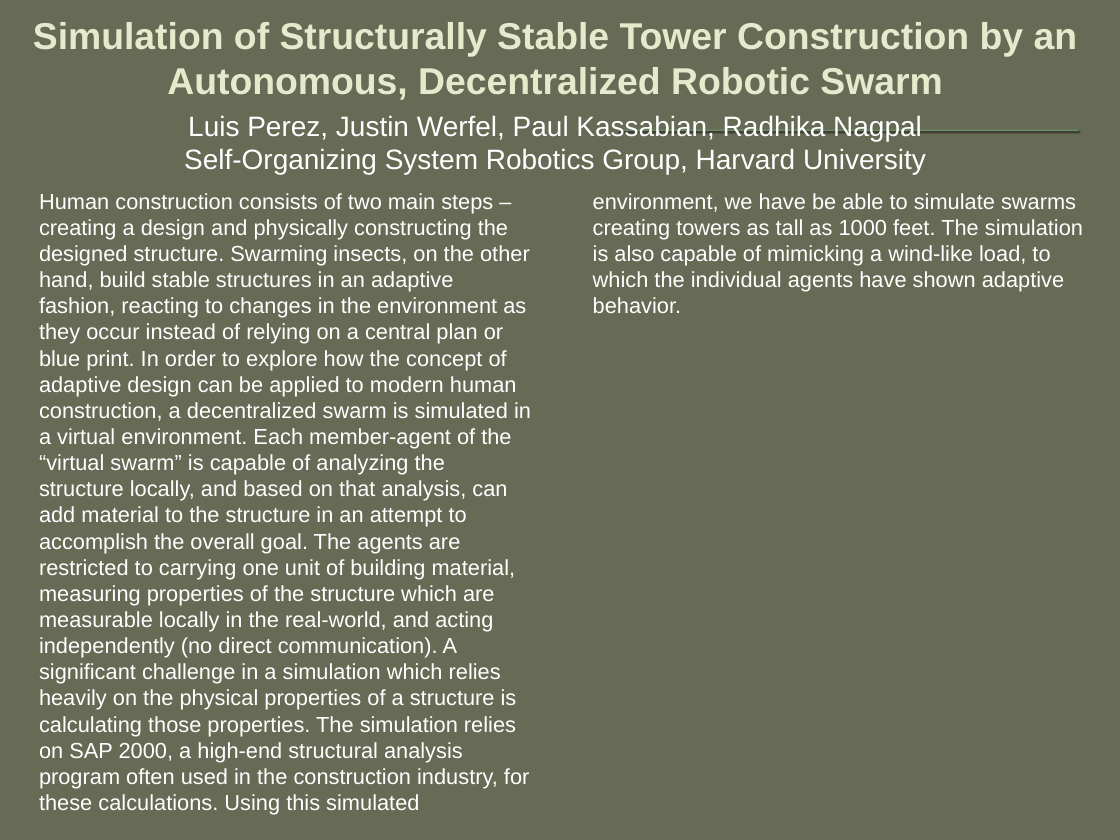
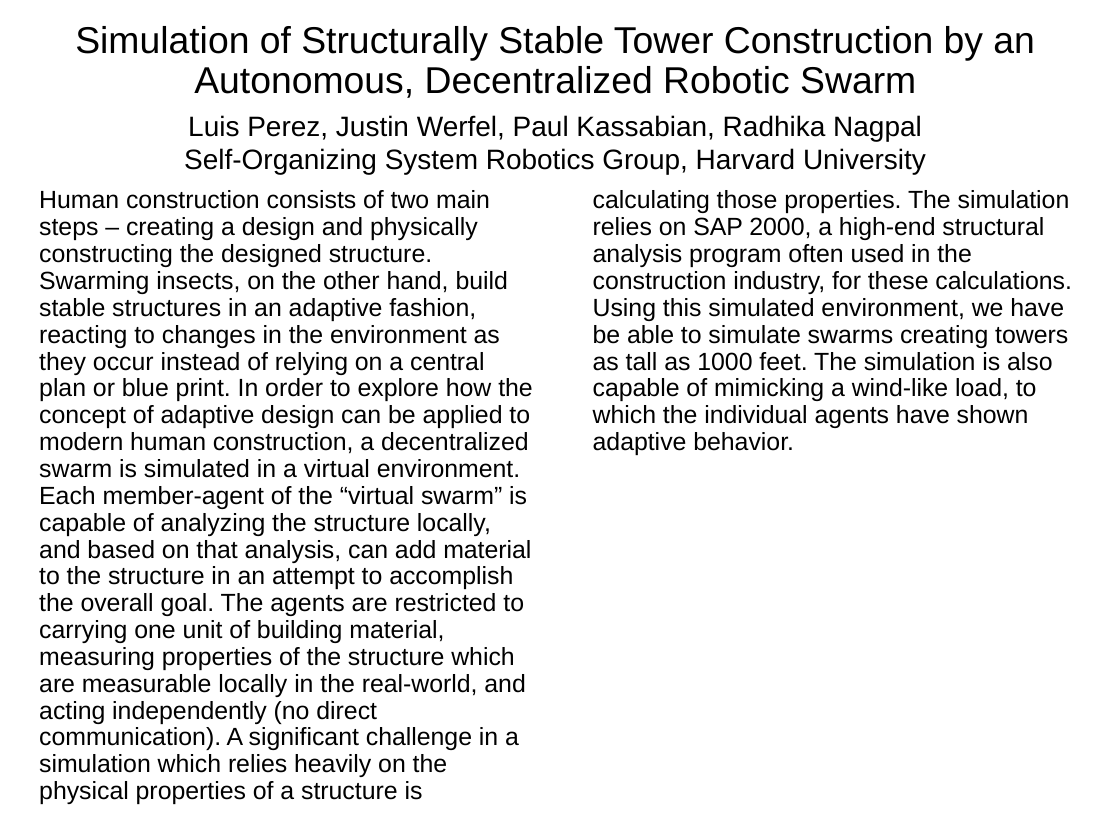
Before and after one commit to kandluis/sap2000, a slide deck: slide 1 of Other Files/REU Research Nugget.pptm. Drawn at 1120x840 pixels with LibreOffice and Linux fonts; fonts in the diff are those of the drawing. Boxes give left, top, right and bottom in pixels: in the first picture for what was removed or moved away, otherwise in the second. Text is boxed around its words. In the diff, an @@ line names an element or a change of style, - is before the commit and + after.

Commit message:
Default template

```diff
--- a/Other Files/REU Research Nugget.pptm
+++ b/Other Files/REU Research Nugget.pptm
@@ background #676A55 to #FFFFFF @@
@@ title "Simulation of Structurally Stable Tower ..." at bbox=[75, 26, 1035, 98]: text colour #E7EACB to #000000, bold off; line spacing 1 to 0.9 @@
@@ text "Luis Perez, Justin Werfel, Paul ..." at bbox=[184, 115, 926, 174]: text colour #FFFFFF to #000000 @@
@@ rectangle removed at bbox=[619, 130, 1079, 131] @@
@@ text "Human construction consists of two ..." at bbox=[39, 190, 1072, 804]: size 14 to 16 pt, text colour #FFFFFF to #000000; line spacing 1 to 0.9; more space between paragraphs @@
```
